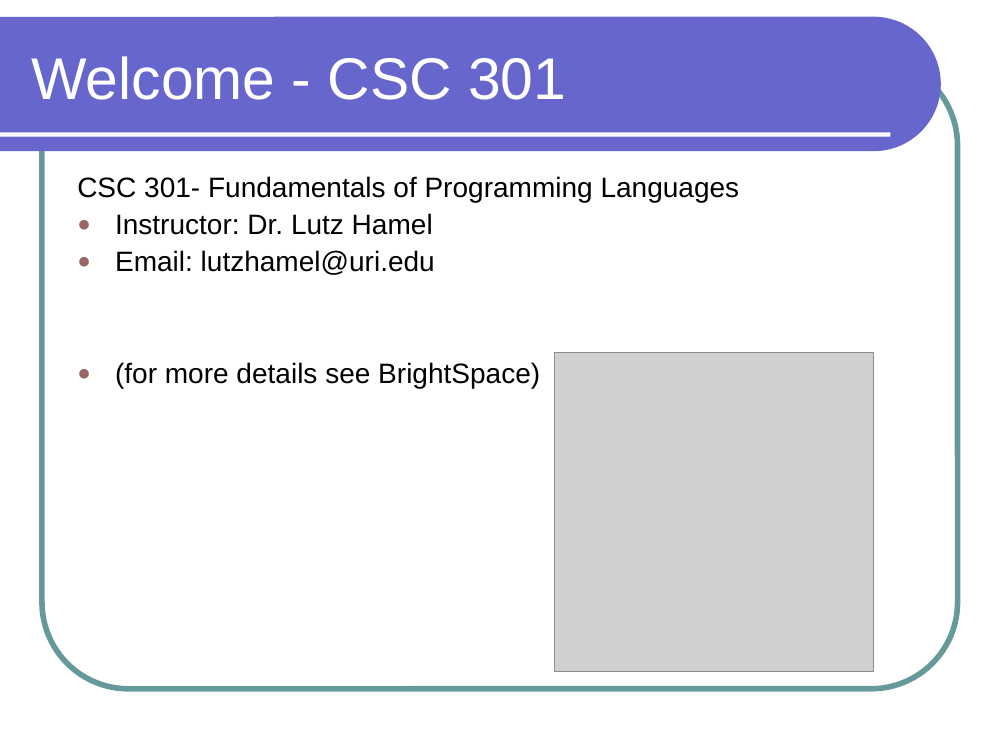
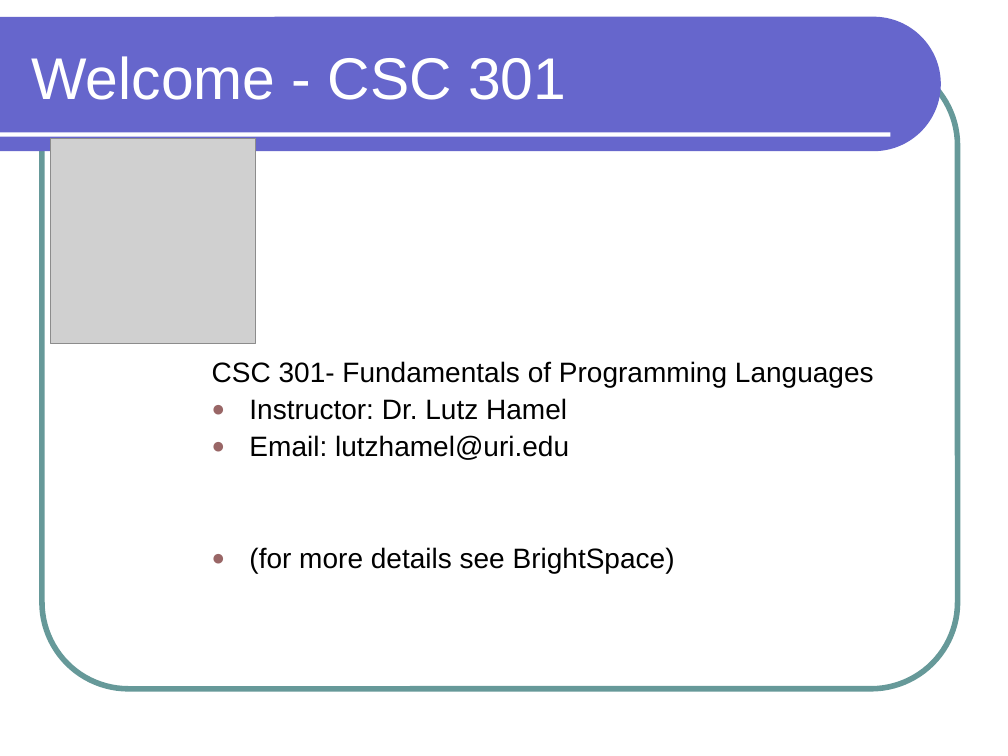
Before and after one commit to lutzhamel/CSC301, a slide deck: slide 1 of notes/csc301-ln001.ppt. Drawn at 1008x756 pixels with LibreOffice and Linux fonts; fonts in the diff are those of the drawing; grey boxes stand for pictures. Boxes give left, top, right and bottom in pixels: in the first picture for what was removed or moved away, otherwise in the second. Text is boxed around its words. In the diff, an @@ line names an element or a change of style, - is before the commit and + after.

```diff
--- a/notes/csc301-ln001.ppt
+++ b/notes/csc301-ln001.ppt
@@ picture: place and size @@
-picture at [554,353,874,672]
+picture at [50,138,256,344]
@@ text "CSC 301- Fundamentals of Programming ...": place and size @@
-text "CSC 301- Fundamentals of Programming ..." at [77,176,740,388]
+text "CSC 301- Fundamentals of Programming ..." at [212,361,874,573]
```
Also in this commit, not shown: 10 other slides changed, 4 other files.
